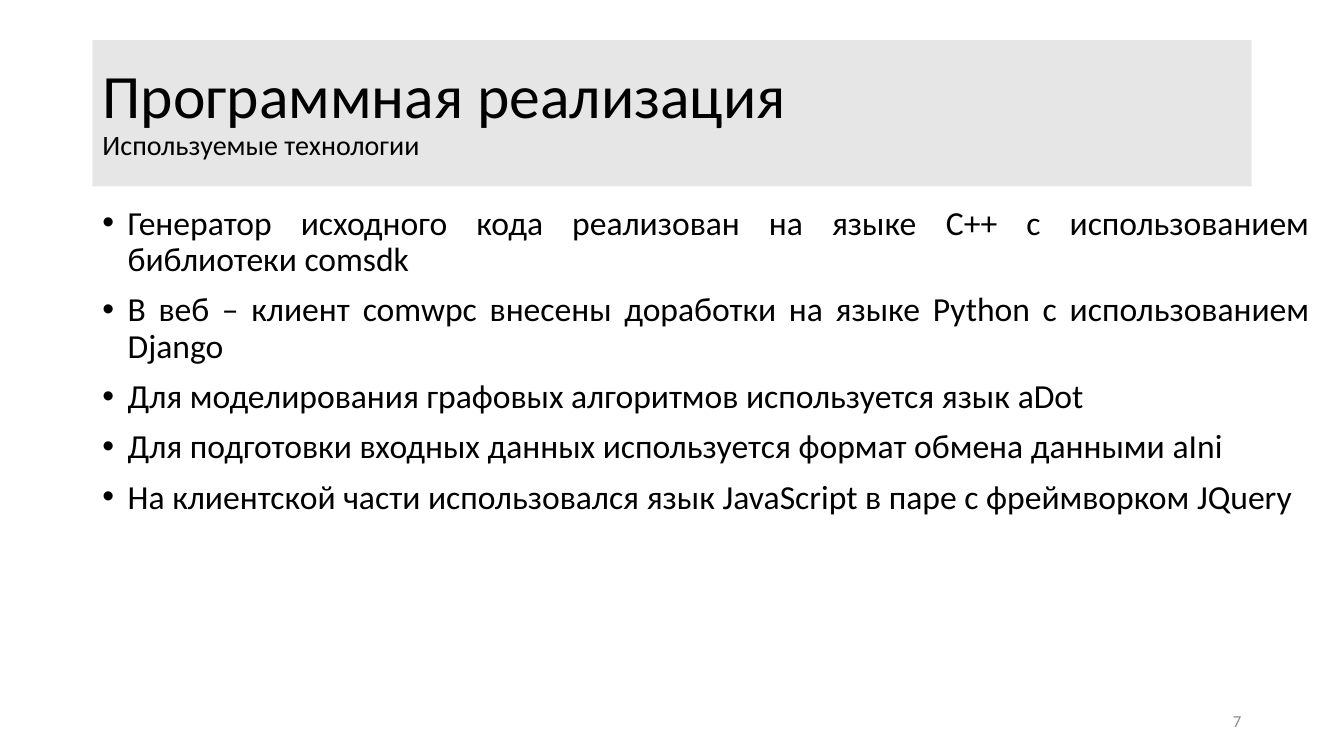
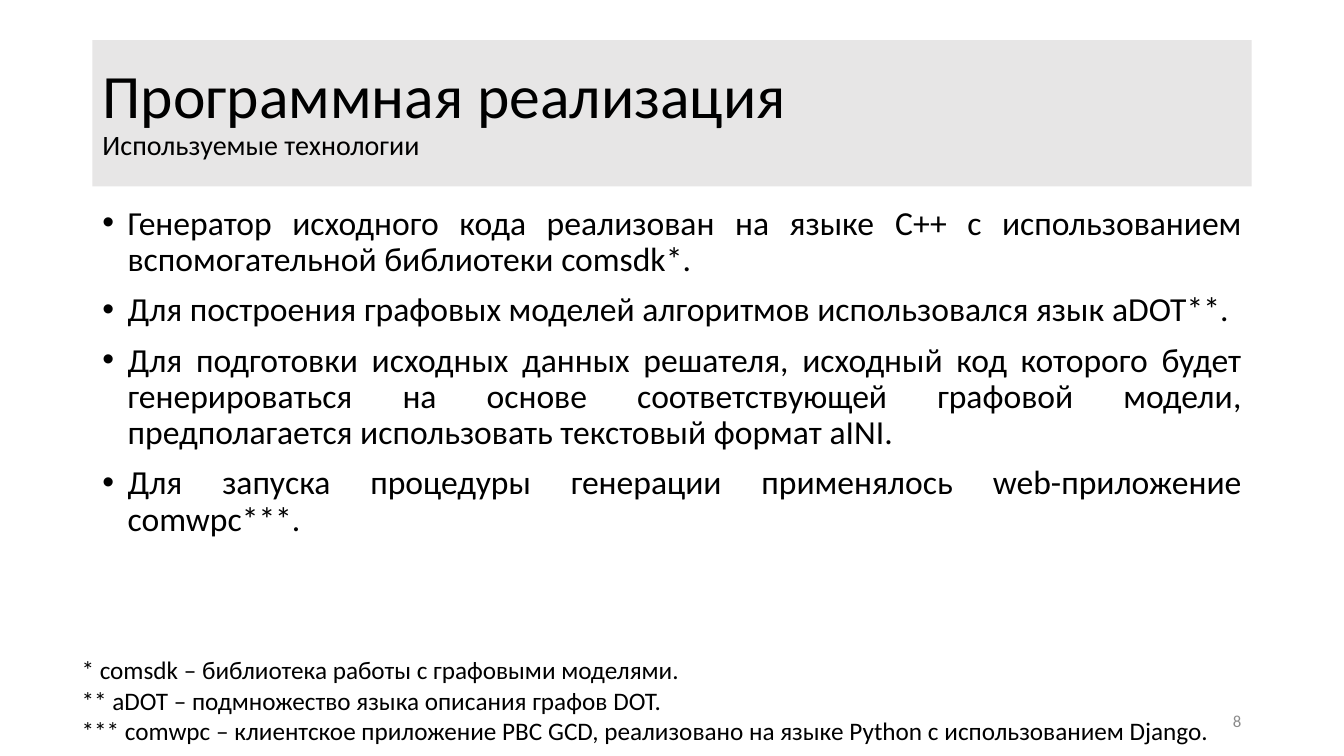
Before and after one commit to ITesserakt/Kodept, a slide deck: slide 8 of 04 - ВКРы/2018-2019 - Генератор кода GBSE решателей/03 - Презентация/Презентация3.0.pdf.pptm (slide 7 before the commit). Drawn at 1344x756 pixels with LibreOffice and Linux fonts; fonts in the diff are those of the drawing. Boxes give left, top, right and bottom in pixels: in the first picture for what was removed or moved away, otherwise in the second. Text is boxed around its words. In the diff, an @@ line names an element or a change of style, - is before the commit and + after.

```diff
--- a/04 - ВКРы/2018-2019 - Генератор кода GBSE решателей/03 - Презентация/Презентация3.0.pdf.pptm
+++ b/04 - ВКРы/2018-2019 - Генератор кода GBSE решателей/03 - Презентация/Презентация3.0.pdf.pptm
@@ text at (128, 213, 1242, 537): text changed @@
-• Генератор исходного кода реализован на языке C++ с использованием библиотеки comsdk
-• В веб – клиент comwpc внесены доработки на языке Python c использованием Django
-• Для моделирования графовых алгоритмов используется язык aDot
-• Для подготовки входных данных используется формат обмена данными aIni
-• На клиентской части использовался язык JavaScript в паре с фреймворком JQuery
+• Генератор исходного кода реализован на языке C++ с использованием вспомогательной библиотеки comsdk*.
+• Для построения графовых моделей алгоритмов использовался язык aDOT**.
+• Для подготовки исходных данных решателя, исходный код которого будет генерироваться на основе соответствующей графовой модели, предполагается использовать текстовый формат aINI.
+• Для запуска процедуры генерации применялось web-приложение comwpc***.
@@ text added at (100, 661, 1208, 745), 18 pt, text #000000 @@
+* comsdk – библиотека работы с графовыми моделями.
+** aDOT – подмножество языка описания графов DOT.
+*** comwpc – клиентское приложение РВС GCD, реализовано на языке Python c использованием Django.
@@ page number at (1233, 715, 1241, 727): text changed @@
-7
+8
```
Also in this commit, not shown: 8 other slides changed, 2 slides added, 1 slide removed.
